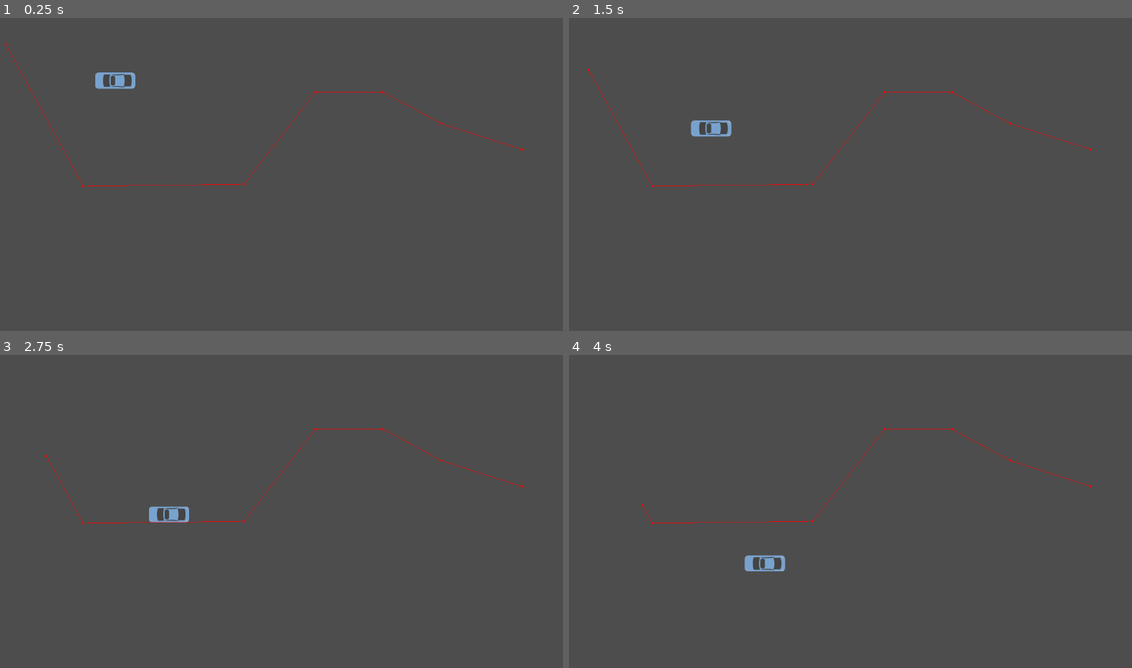
Above: before the commit, frames 1-4 (two rows, left to right).
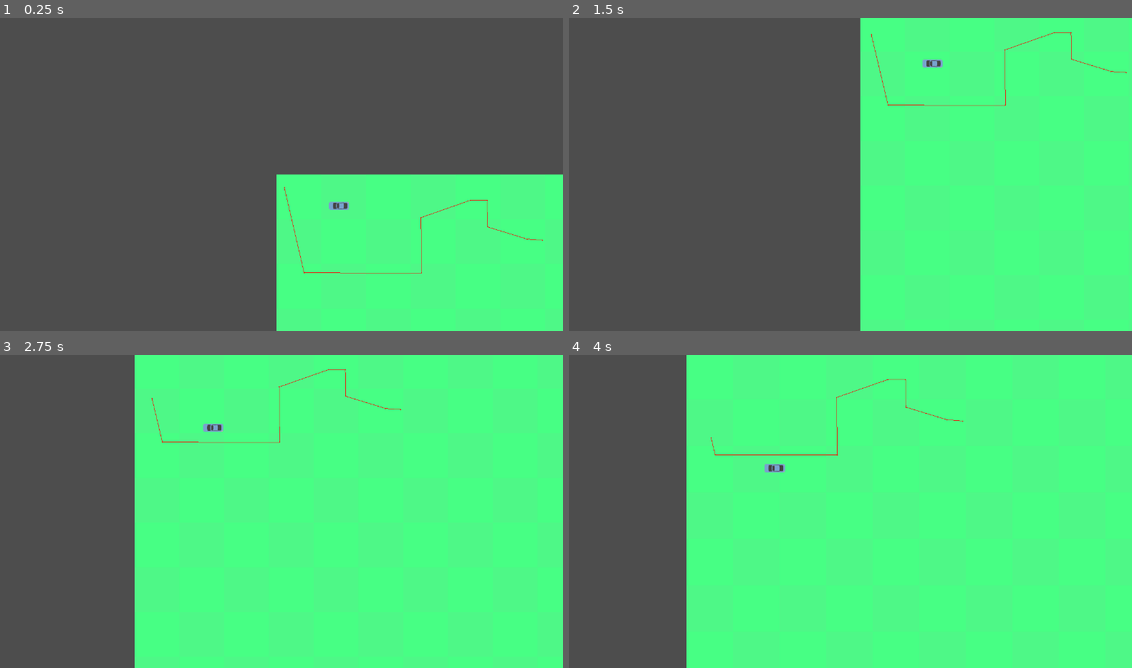
Above: after the commit, the same moments.

Repository: EricBroyles/TheCityPlannersDuelPrototype
Game: Godot game, scene res://Scenes/NavigationExperiment.tscn
Two runs of this game, one before a commit and one after it. Both use one fixed random seed, a clock stepped at 60 frames per second and the inputs below. The project has no main scene, so this scene is started directly.
Inputs (mouse positions are in pixels of both pictures, inside the frame that each line leads up to):
- Up to frame 1 (0.25 s): no input
- Up to frame 2 (1.5 s): tap Enter at 0.5 s; move the mouse to (974, 158) at 0.52 s; hold S (move camera down) 0.53-1.28 s; click (974, 158) at 0.67 s; move the mouse to (732, 190) at 1.27 s; tap A (move camera left) at 1.35 s; click (732, 190) at 1.42 s
- Up to frame 3 (2.75 s): move the mouse to (332, 442) at 2.02 s; hold D (move camera right) from 2.03 s (still down); click (332, 442) at 2.17 s
- Up to frame 4 (4 s): move the mouse to (816, 574) at 2.77 s; release D (move camera right) at 2.78 s; tap W (move camera up) at 2.85 s; click (816, 574) at 2.92 s; move the mouse to (1019, 558) at 3.52 s; tap Mouse wheel up (zoom camera in) at 3.6 s; click (1019, 558) at 3.67 s

The runs differ from the first frame. In frame 1, 26% of the frame differs, in the area x 0-100%, y 8-100%; in frame 2, 49%; in frame 3, 76%; in frame 4, 79%, in the area x 12-100%, y 0-100%.

Commit message:
added camera and gameboard to navigation experiment, naviagates but leaves too much space

Diff:
--- a/Scenes/NavigationExperiment.tscn
+++ b/Scenes/NavigationExperiment.tscn
@@ -1,7 +1,9 @@
-[gd_scene load_steps=4 format=3 uid="uid://dahj0usb83rds"]
+[gd_scene load_steps=6 format=3 uid="uid://dahj0usb83rds"]
 
 [ext_resource type="Script" path="res://Scripts/NavigationExperimentAgentController.gd" id="1_cfwh3"]
 [ext_resource type="Texture2D" uid="uid://cg2u5jhqosdu5" path="res://Assets/Gameboard Agents/Car Blue.svg" id="1_ttbo0"]
+[ext_resource type="Script" path="res://Scripts/Camera.gd" id="3_22uxe"]
+[ext_resource type="Script" path="res://Scripts/Gameboard.gd" id="3_rm5mp"]
 
 [sub_resource type="NavigationPolygon" id="NavigationPolygon_xrxsd"]
 vertices = PackedVector2Array(38.9063, 503.094, 35.0938, 58.75, 79.6875, 62, 205.867, 209.242, 208.141, 376.117, 564, 2 …(228 unchanged characters)…
@@ -10,6 +12,22 @@
 
 [node name="NavigationExperiment" type="Node2D"]
 script = ExtResource("1_cfwh3")
+
+[node name="Camera" type="Camera2D" parent="."]
+unique_name_in_owner = true
+script = ExtResource("3_22uxe")
+
+[node name="Gameboard" type="Node2D" parent="."]
+unique_name_in_owner = true
+script = ExtResource("3_rm5mp")
+
+[node name="BaseTiles" type="Node2D" parent="Gameboard"]
+
+[node name="Tiles" type="Node2D" parent="Gameboard"]
+
+[node name="Items" type="Node2D" parent="Gameboard"]
+
+[node name="Placer" type="Node2D" parent="Gameboard"]
 
 [node name="NavigationRegion2D" type="NavigationRegion2D" parent="."]
 navigation_polygon = SubResource("NavigationPolygon_xrxsd")
@@ -24,4 +42,6 @@
 
 [node name="NavigationAgent1" type="NavigationAgent2D" parent="Agent1"]
 unique_name_in_owner = true
+path_max_distance = 10.0
+path_postprocessing = 1
 debug_enabled = true
--- a/Scripts/NavigationExperimentAgentController.gd
+++ b/Scripts/NavigationExperimentAgentController.gd
@@ -3,10 +3,19 @@
 var speed = 100
 var accel = 7
 
+@onready var camera = %Camera
+@onready var gameboard = %Gameboard
 @onready var agent1 = %Agent1
 @onready var nav_agent1: NavigationAgent2D = %NavigationAgent1
 var end_point: Vector2 = Vector2(1188, 294)
 
+func _ready() -> void:
+	## Setup gameboard
+	gameboard.make_gameboard()
+
+	## Setup Camera
+	#camera.center_camera(gameboard)
+	camera.set_camera_limits(gameboard)
 
 func _physics_process(delta: float) -> void:
 
